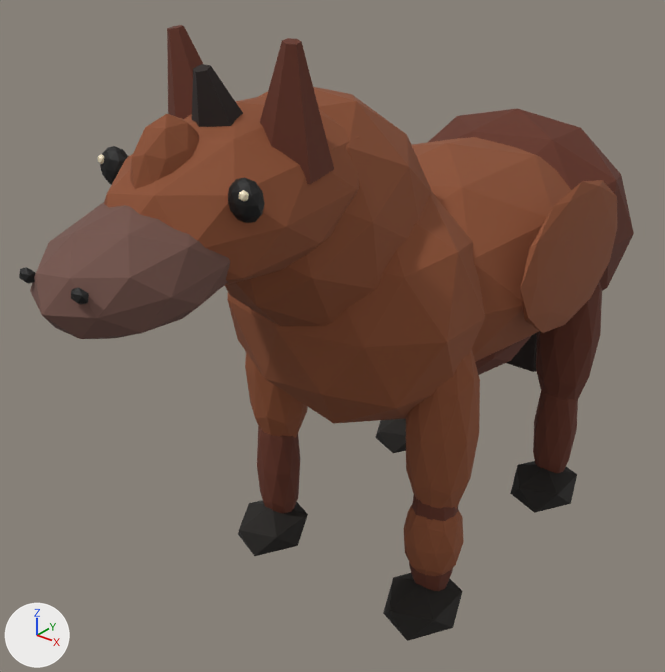
An edit to the glTF model apps/garden/public/assets/models/Horse.glb, drawn before and after from the same camera.
The view is the same before and after, from a camera (50 mm lens) standing at (1.184, -1.866, 1.66) and looking at (-0.094, -0.27, 0.671). Lighting does not change. The marker at lower left points along +X, +Y and +Z. The first picture is the older version. Where no turn or scale is listed for an object, it has been applied to the vertices.

In view in the first picture: 'Horse_Blaze', 'Horse_Body', 'Horse_Chest', 'Horse_Ear_L', 'Horse_Haunch', 'Horse_Head', 'Horse_Hoof_FL', 'Horse_Muzzle', 'Horse_Neck', 'Horse_PintoPatch_L', 'Horse_Sock_FL', 'Horse_UpperLeg_FL', 'Horse_UpperLeg_FR', 'Horse_UpperLeg_RL' and 16 more.
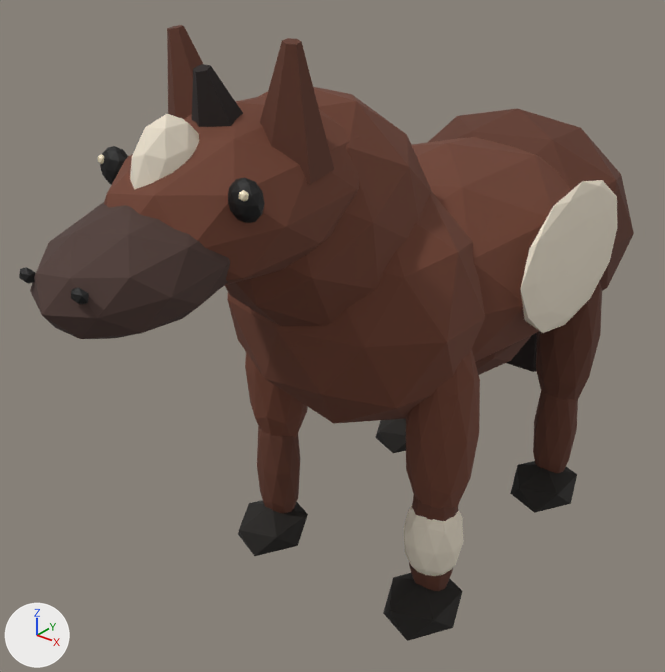
What differs and where, as boxes (x1, y1, x2, y2) in the pictures (665 x 672 px):
'Horse_Chest', recoloured
    both: (227, 193, 485, 424)
'Horse_Head', recoloured
    both: (104, 96, 359, 286)
'Horse_Neck', recoloured
    both: (225, 87, 432, 326)
'Horse_Muzzle', recoloured
    both: (30, 202, 230, 339)
'Horse_Body', recoloured
    both: (412, 137, 571, 362)
'Horse_PintoPatch_L', recoloured (brown to pale yellow)
    both: (520, 180, 617, 333)
'Horse_UpperLeg_FL', recoloured
    both: (406, 349, 480, 508)
'Horse_Blaze', recoloured (brown to pale yellow)
    both: (130, 114, 199, 189)
'Horse_Sock_FL', recoloured (brown to pale yellow)
    both: (404, 505, 464, 576)
'Horse_UpperLeg_FR', recoloured
    both: (245, 352, 308, 438)

The change, as a list of edits to the scene's bpy script:
```text
Change mat_material_horse_coat:
    mat_material_horse_coat.base_color: (0.266, 0.0782, 0.0284) -> (0.159, 0.0497, 0.0262)  # brown #8d4f2f -> brown #6f3f2d
Change mat_material_horse_marking:
    mat_material_horse_marking.base_color: (0.266, 0.0782, 0.0284) -> (0.855, 0.768, 0.624)  # brown #8d4f2f -> pale yellow #eee3cf
Change mat_material_horse_muzzle:
    mat_material_horse_muzzle.base_color: (0.168, 0.0823, 0.0648) -> (0.0742, 0.0395, 0.0319)  # brown #725148 -> brown #4d3832
```
